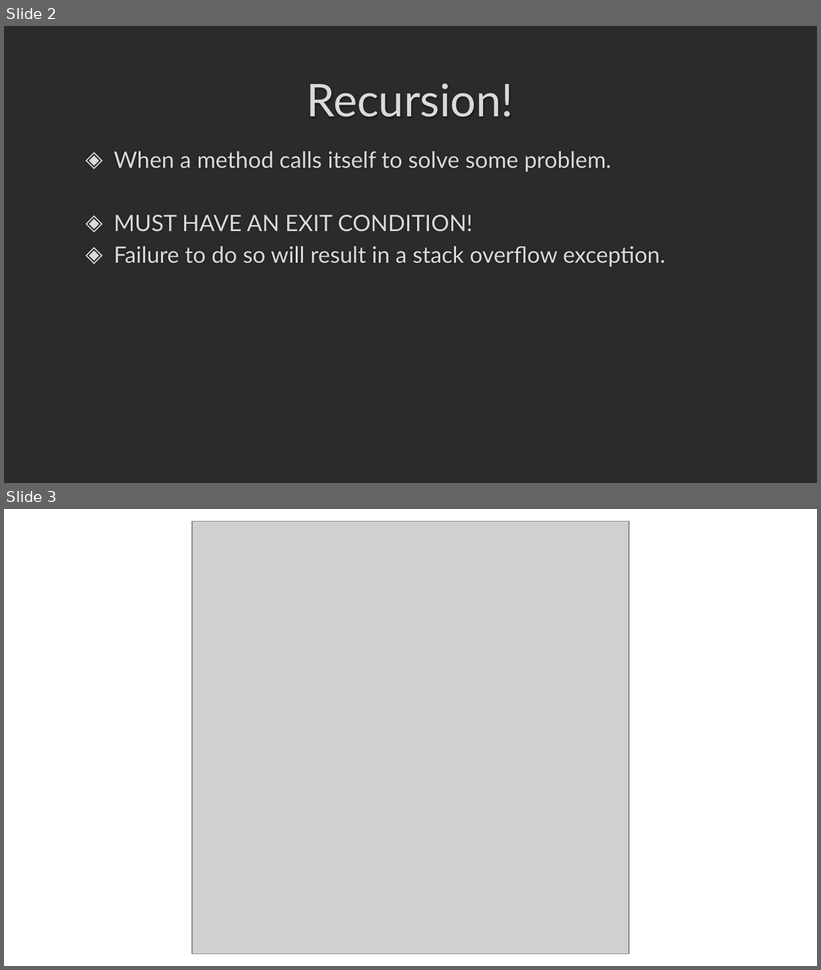
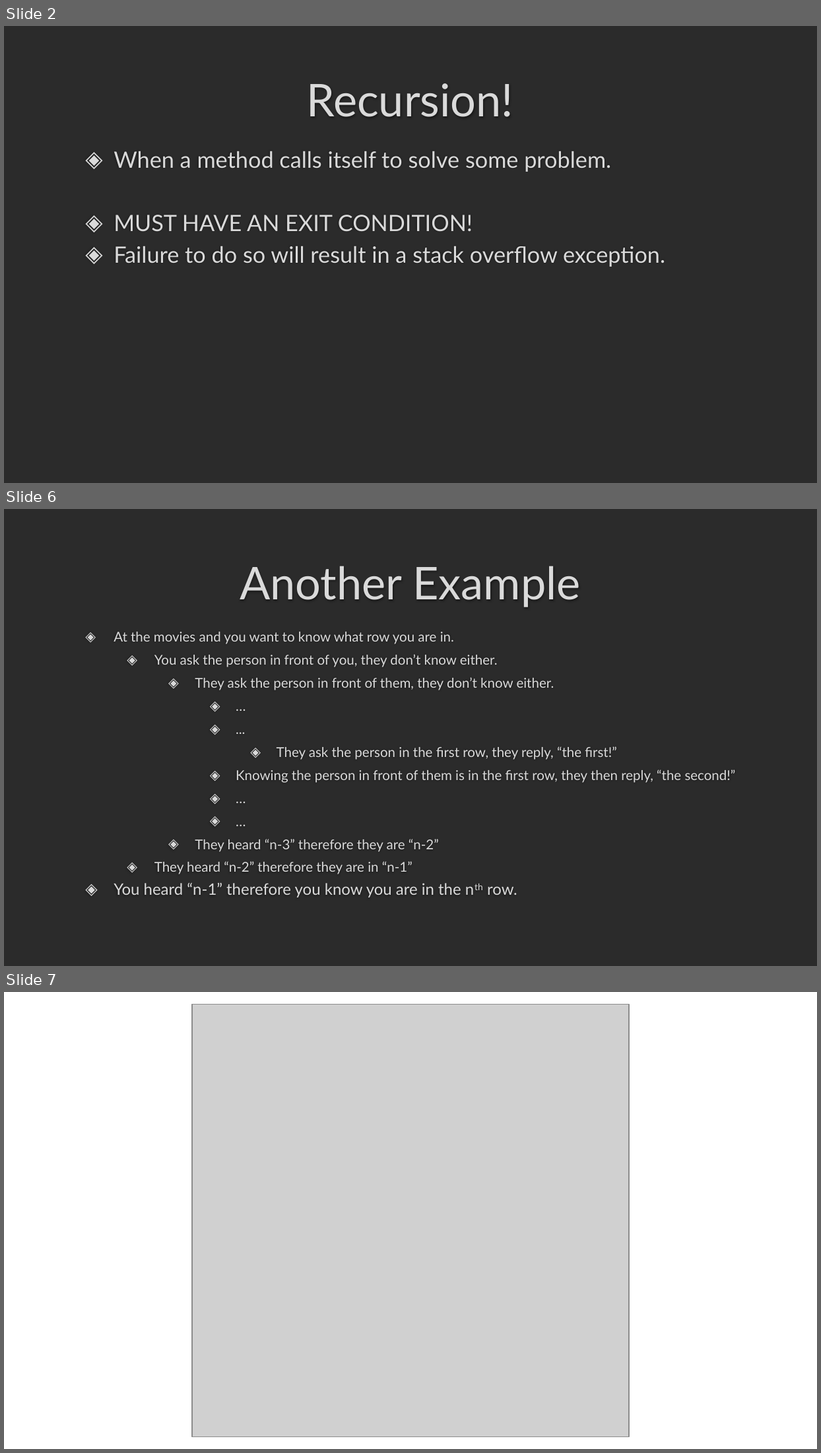
Before and after one commit to darrare/CS-3020, a slide deck: Documents/Powerpoints/3.1 Recursion.pptx. Shown one above the other, each under a label of ours: slides 2 and 3 before the commit, slides 2, 6 and 7 after it; the slides between them are not shown. The pictures are 821x970 and 821x1453 pixels, drawn with LibreOffice and Linux fonts; fonts in the diff are those of the drawing; grey boxes stand for pictures; background and template pictures are left out; a plain dark background stands for a picture behind light text. Boxes give left, top, right and bottom in pixels: in the first picture for what was removed or moved away, otherwise in the second. Text is boxed around its words. In the diff, an @@ line names an element or a change of style, - is before the commit and + after.

```diff
--- a/Documents/Powerpoints/3.1 Recursion.pptx
+++ b/Documents/Powerpoints/3.1 Recursion.pptx
@@ slide 6 added at (x1=4, y1=509, x2=817, y2=966), background picture (left out) @@
@@ title added at (x1=240, y1=566, x2=580, y2=607), 40 pt, text #DADADA @@
+Another Example
@@ text added at (x1=114, y1=632, x2=736, y2=898), 12 pt, text #DADADA @@
+◈ At the movies and you want to know what row you are in.
+  ◈ You ask the person in front of you, they don’t know either.
+    ◈ They ask the person in front of them, they don’t know either.
+      ◈ …
+      ◈ ...
+        ◈ They ask the person in the first row, they reply, “the first!”
+      ◈ Knowing the person in front of them is in the first row, they then reply, “the second!”
+      ◈ …
+      ◈ …
+    ◈ They heard “n-3” therefore they are “n-2”
+  ◈ They heard “n-2” therefore they are in “n-1”
+◈ You heard “n-1” therefore you know you are in the nth row.
@@ what was slide 3 is now slide 7 @@
```
Also in this commit, not shown: 3 other slides added.
